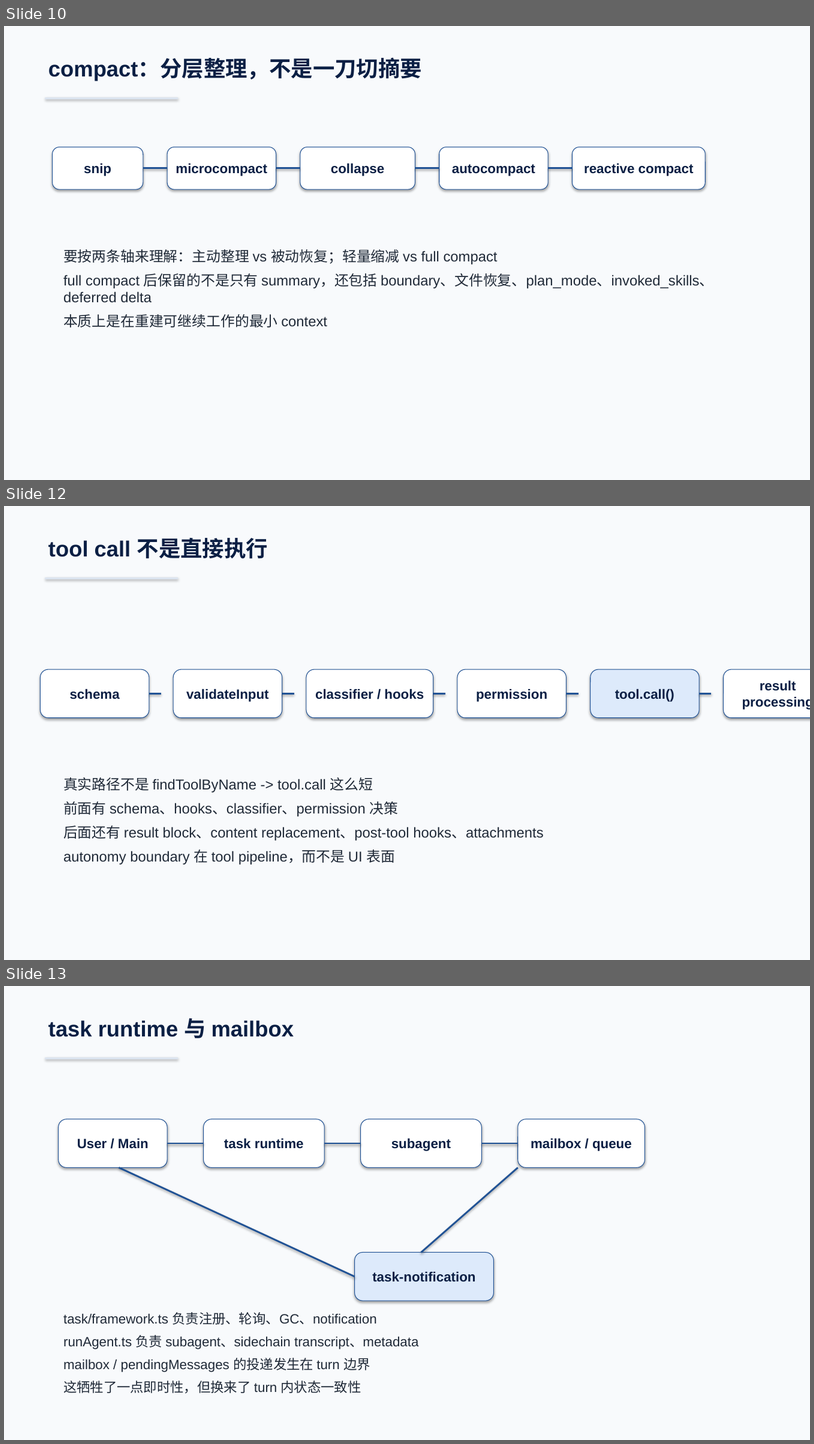
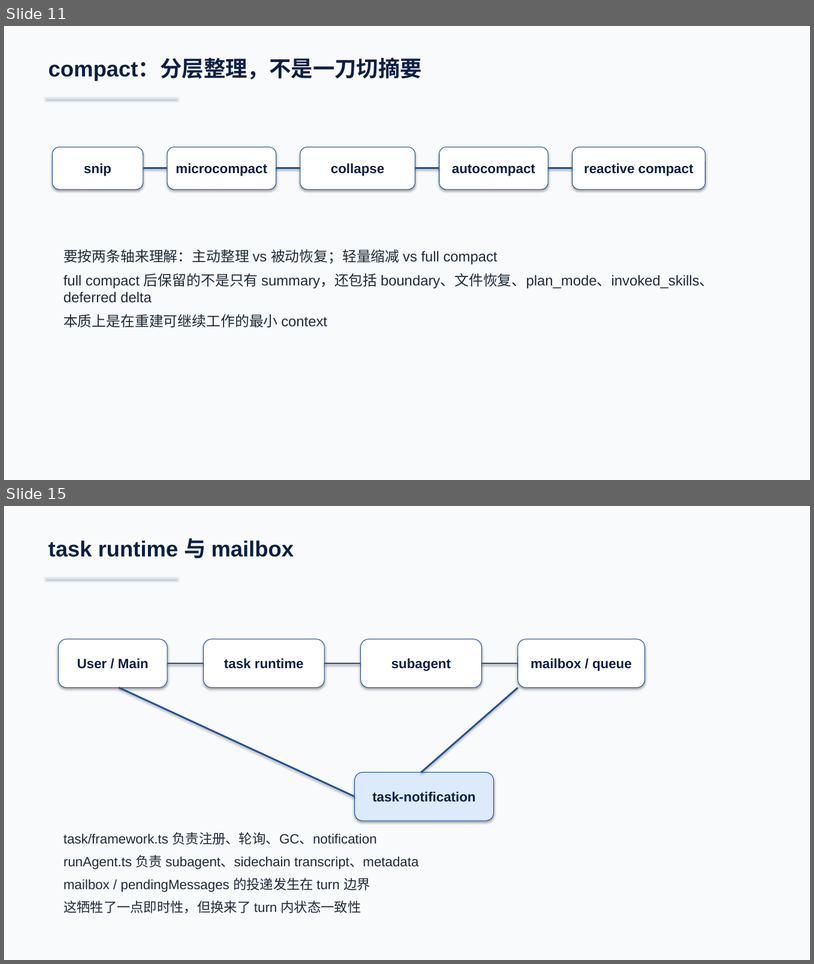
Before and after one commit to boboliu-1010/ccode, a slide deck: docs/zh/00-代码总览与运行时走读-WPS兼容版.pptx. Shown one above the other, each under a label of ours: slides 10, 12 and 13 before the commit, slides 11 and 15 after it; the slides between them are not shown. The pictures are 814x1444 and 814x964 pixels, drawn with LibreOffice and Linux fonts; fonts in the diff are those of the drawing. Boxes give left, top, right and bottom in pixels: in the first picture for what was removed or moved away, otherwise in the second. Text is boxed around its words. In the diff, an @@ line names an element or a change of style, - is before the commit and + after.

```diff
--- a/docs/zh/00-代码总览与运行时走读-WPS兼容版.pptx
+++ b/docs/zh/00-代码总览与运行时走读-WPS兼容版.pptx
@@ slide 12 removed at box(4, 506, 810, 960), background #F8FAFC @@
@@ text removed at box(48, 538, 268, 559) @@
-tool call 不是直接执行
@@ rectangle removed at box(45, 577, 178, 579) @@
@@ rounded rectangle removed at box(40, 669, 149, 718) @@
-schema
@@ rounded rectangle removed at box(173, 669, 282, 718) @@
-validateInput
@@ rounded rectangle removed at box(306, 669, 434, 718) @@
-classifier / hooks
@@ rounded rectangle removed at box(458, 669, 567, 718) @@
-permission
@@ rounded rectangle removed at box(591, 669, 699, 718) @@
-tool.call()
@@ rounded rectangle removed at box(724, 669, 810, 718) @@
-result processing
@@ line removed from (149, 694) to (161, 694) @@
@@ line removed from (282, 694) to (294, 694) @@
@@ line removed from (434, 694) to (446, 694) @@
@@ line removed from (567, 694) to (579, 694) @@
@@ line removed from (699, 694) to (712, 694) @@
@@ text removed at box(63, 777, 543, 864) @@
-真实路径不是 findToolByName -> tool.call 这么短
-前面有 schema、hooks、classifier、permission 决策
-后面还有 result block、content replacement、post-tool hooks、attachments
-autonomy boundary 在 tool pipeline，而不是 UI 表面
@@ what was slide 10 is now slide 11 @@
@@ what was slide 13 is now slide 15 @@
```
Also in this commit, not shown: 2 slides changed, 8 slides added, 2 other slides removed, 1 other file.
